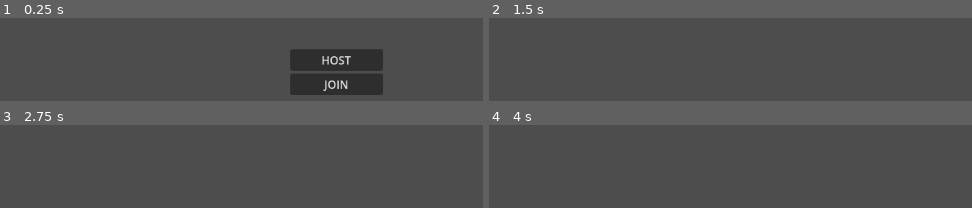
Above: before the commit, frames 1-4 (two rows, left to right).
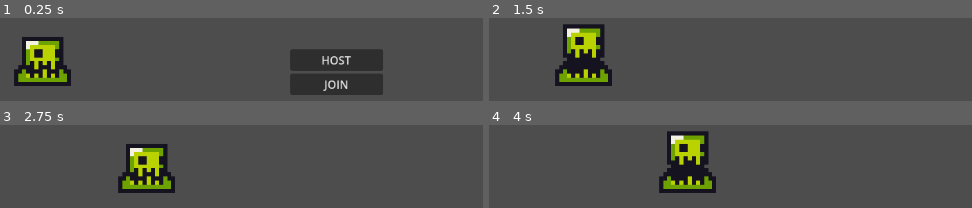
Above: after the commit, the same moments.

Repository: Mansur-Ashrapov/ironveil
Game: Godot game, scene res://scenes/example.tscn
Same seed, same stepped clock (60 frames per second), same inputs: the game is played once before the commit and once after it. Before the commit the project has no main scene; this scene is started directly in both runs.
Inputs:
- Up to frame 1 (0.25 s): no input
- Up to frame 2 (1.5 s): hold D (move_right) 0.53-1.25 s; click "HOST" at 1.25 s
- Up to frame 3 (2.75 s): hold S (move_down) from 2.03 s (still down)
- Up to frame 4 (4 s): release S (move_down) at 2.78 s; hold D (move_right) 2.78-3.53 s; hold W (move_up) from 3.53 s (still down)

The runs differ from the first frame. In frame 1, 5.8% of the frame differs, in the area x 2-15%, y 22-82%; in frame 2, 7.1%, in the area x 13-26%, y 7-82%; in frame 3, 5.8%; in frame 4, 7.1%.

Commit message:
добавил моба и зону смерти
добавил моба слизь, анимацию и зону смерти, пока все по черновому

Diff:
--- a/project.godot
+++ b/project.godot
@@ -11,6 +11,7 @@
 [application]
 
 config/name="ironveil"
+run/main_scene="uid://cj3ofmycfth6y"
 config/features=PackedStringArray("4.5", "Forward Plus")
 config/icon="res://icon.svg"
 
--- a/scenes/example.tscn
+++ b/scenes/example.tscn
@@ -1,5 +1,6 @@
-[gd_scene load_steps=5 format=3 uid="uid://cj3ofmycfth6y"]
+[gd_scene load_steps=6 format=3 uid="uid://cj3ofmycfth6y"]
 
+[ext_resource type="PackedScene" uid="uid://dvoy803okt3k5" path="res://scenes/slime.tscn" id="1_aoc7i"]
 [ext_resource type="PackedScene" uid="uid://b0ax6ksb4fnbw" path="res://scenes/base_ui.tscn" id="1_o34ws"]
 [ext_resource type="Script" uid="uid://cxgr8psjqal6a" path="res://scripts/multiplayer/multiplayer_spawner.gd" id="2_pssa7"]
 [ext_resource type="PackedScene" uid="uid://dref11tiomsux" path="res://scenes/server_sync.tscn" id="2_ucs8h"]
@@ -20,3 +21,6 @@
 spawn_path = NodePath("..")
 script = ExtResource("2_pssa7")
 network_player = ExtResource("3_7w8s4")
+
+[node name="Slime" parent="." instance=ExtResource("1_aoc7i")]
+position = Vector2(120, 235)
--- /dev/null
+++ b/scenes/killzone.tscn
@@ -0,0 +1,13 @@
+[gd_scene load_steps=2 format=3 uid="uid://3mbvca1w8sh5"]
+
+[ext_resource type="Script" uid="uid://byyxc5e6bn44t" path="res://scripts/killzone.gd" id="1_xlapc"]
+
+[node name="Killzone" type="Area2D"]
+script = ExtResource("1_xlapc")
+
+[node name="Timer" type="Timer" parent="."]
+wait_time = 0.6
+one_shot = true
+
+[connection signal="body_entered" from="." to="." method="_on_body_entered"]
+[connection signal="timeout" from="Timer" to="." method="_on_timer_timeout"]
--- /dev/null
+++ b/scenes/slime.tscn
@@ -0,0 +1,61 @@
+[gd_scene load_steps=10 format=3 uid="uid://dvoy803okt3k5"]
+
+[ext_resource type="Script" uid="uid://doqtsy35ujrb6" path="res://scripts/slime.gd" id="1_p2gj0"]
+[ext_resource type="Texture2D" uid="uid://bu1n2k16p3l40" path="res://slime_green.png" id="2_n6pvg"]
+[ext_resource type="PackedScene" uid="uid://3mbvca1w8sh5" path="res://scenes/killzone.tscn" id="3_n6pvg"]
+
+[sub_resource type="AtlasTexture" id="AtlasTexture_pjw23"]
+atlas = ExtResource("2_n6pvg")
+region = Rect2(0, 24, 24, 24)
+
+[sub_resource type="AtlasTexture" id="AtlasTexture_2npkn"]
+atlas = ExtResource("2_n6pvg")
+region = Rect2(24, 24, 24, 24)
+
+[sub_resource type="AtlasTexture" id="AtlasTexture_fd6lc"]
+atlas = ExtResource("2_n6pvg")
+region = Rect2(48, 24, 24, 24)
+
+[sub_resource type="AtlasTexture" id="AtlasTexture_gstla"]
+atlas = ExtResource("2_n6pvg")
+region = Rect2(72, 24, 24, 24)
+
+[sub_resource type="SpriteFrames" id="SpriteFrames_v5wyi"]
+animations = [{
+"frames": [{
+"duration": 1.0,
+"texture": SubResource("AtlasTexture_pjw23")
+}, {
+"duration": 1.0,
+"texture": SubResource("AtlasTexture_2npkn")
+}, {
+"duration": 1.0,
+"texture": SubResource("AtlasTexture_fd6lc")
+}, {
+"duration": 1.0,
+"texture": SubResource("AtlasTexture_gstla")
+}],
+"loop": true,
+"name": &"default",
+"speed": 5.0
+}]
+
+[sub_resource type="RectangleShape2D" id="RectangleShape2D_pjw23"]
+size = Vector2(56, 85)
+
+[node name="Slime" type="Node2D"]
+script = ExtResource("1_p2gj0")
+
+[node name="AnimatedSprite2D" type="AnimatedSprite2D" parent="."]
+position = Vector2(1.5258789e-05, 1.5258789e-05)
+scale = Vector2(5.90625, 5.90625)
+sprite_frames = SubResource("SpriteFrames_v5wyi")
+autoplay = "default"
+frame = 2
+frame_progress = 0.85690093
+
+[node name="Killzone" parent="." instance=ExtResource("3_n6pvg")]
+
+[node name="CollisionShape2D" type="CollisionShape2D" parent="Killzone"]
+position = Vector2(0, 27.5)
+shape = SubResource("RectangleShape2D_pjw23")
--- /dev/null
+++ b/scripts/killzone.gd
@@ -0,0 +1,14 @@
+extends Area2D
+
+@onready var timer: Timer = $Timer
+
+
+func _on_body_entered(body: Node2D) -> void:
+	print("You died!")
+	Engine.time_scale = 0.5
+	body.get_node("CollisionShape2D").queue_free()
+	timer.start()
+
+func _on_timer_timeout() -> void:
+	Engine.time_scale = 1.0
+	get_tree().reload_current_scene()
--- /dev/null
+++ b/scripts/slime.gd
@@ -0,0 +1,20 @@
+extends Node2D
+
+const SPEED = 60
+
+var direction = 1
+
+#@onready var ray_cast_right: RayCast2D = $RayCastRight
+#@onready var ray_cast_left: RayCast2D = $RayCastLeft
+@onready var animated_sprite: AnimatedSprite2D = $AnimatedSprite2D
+
+# Called every frame. 'delta' is the elapsed time since the previous frame.
+func _process(delta: float) -> void:
+	#if ray_cast_right.is_colliding():
+		#direction = -1
+		#animated_sprite.flip_h = true
+	#if ray_cast_left.is_colliding():
+		#direction = 1
+		#animated_sprite.flip_h = false
+
+	position.x += direction * SPEED * delta
Not shown, added: scripts/killzone.gd.uid
Not shown, added: scripts/slime.gd.uid
Binary file added: slime_green.png
Not shown, added: slime_green.png.import
